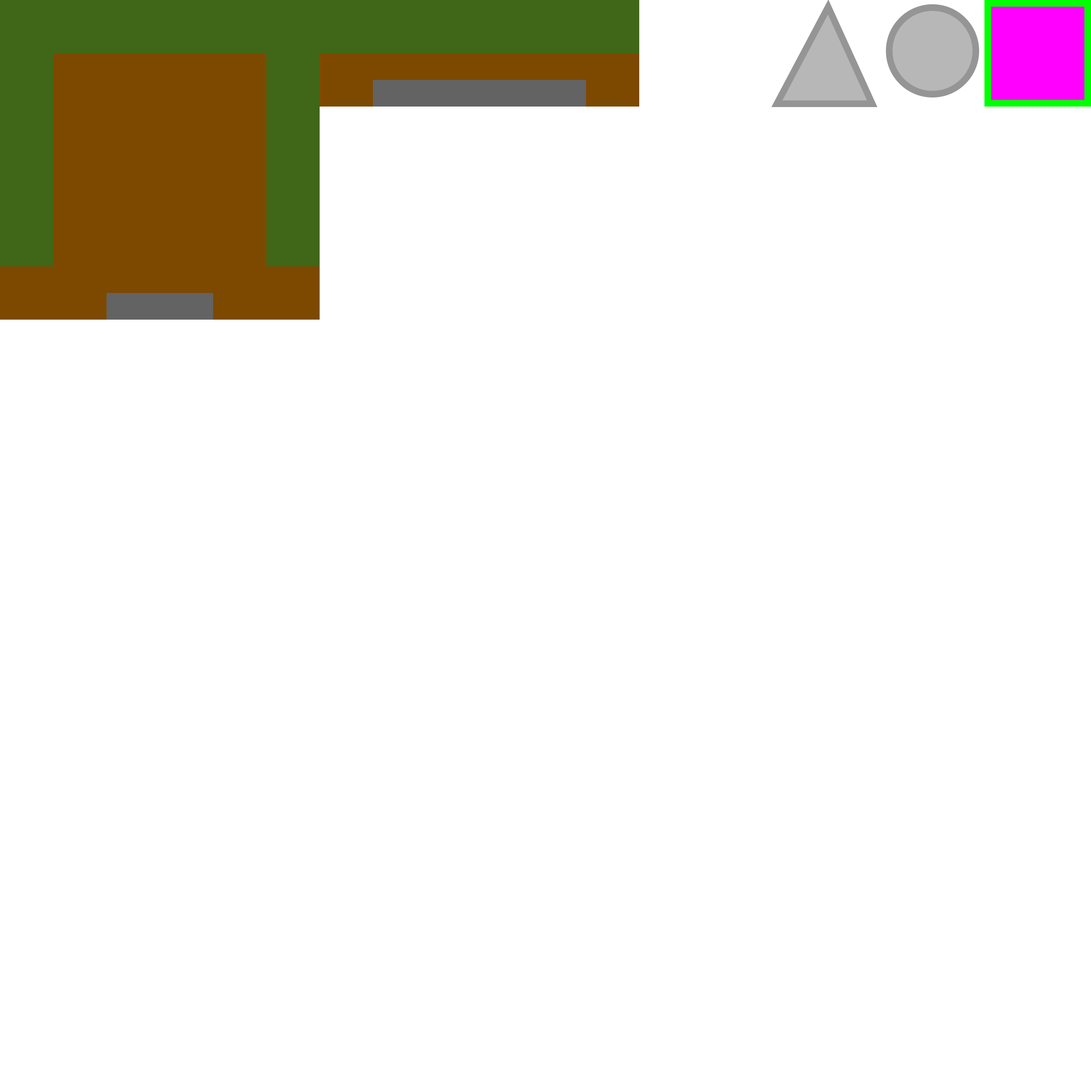
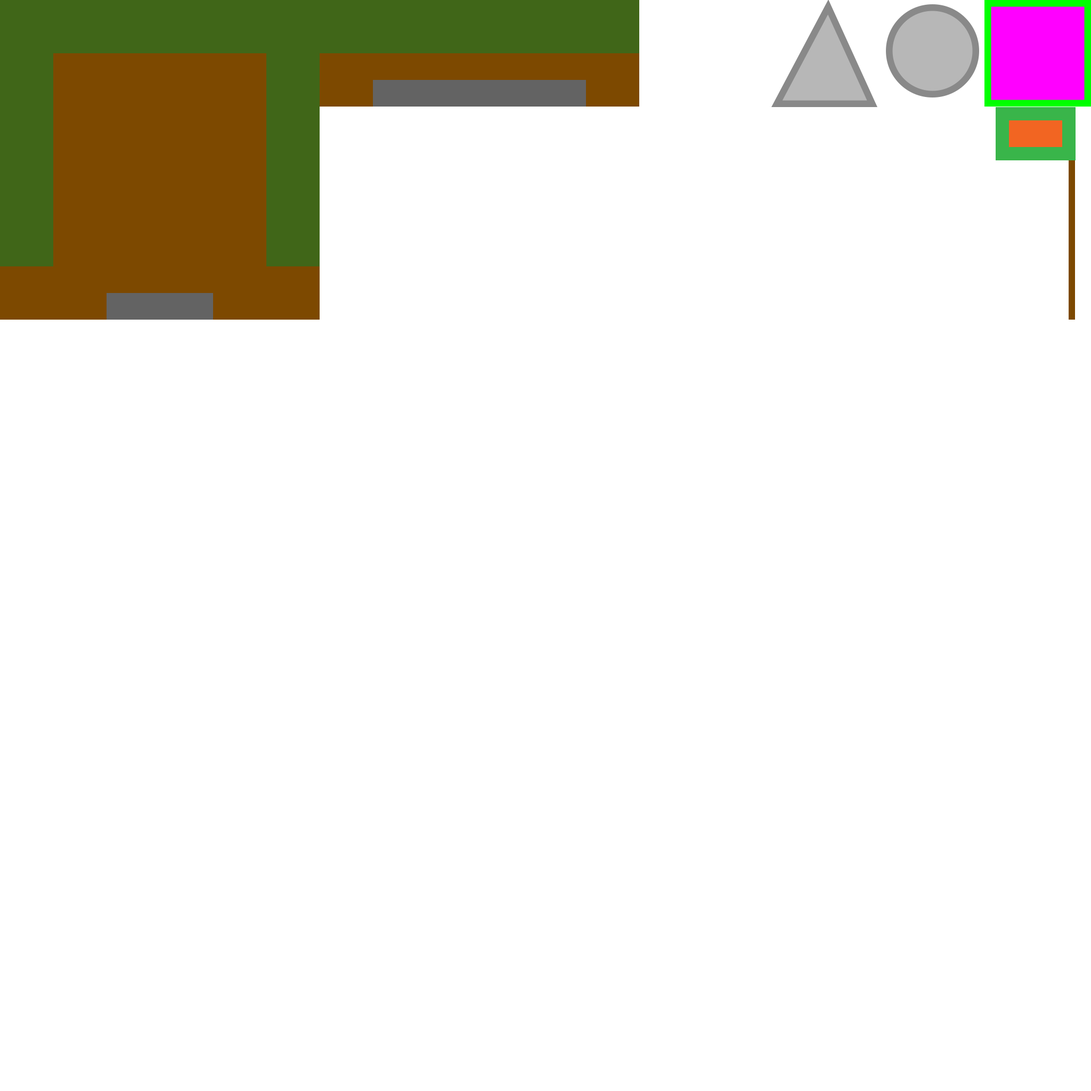
Revision of a layered 1091×1091 image; what changed, layer by layer:
added layer "Rectangle 5" above "Rectangle 4" over [996, 107, 1077, 161]
added layer "Rectangle 4" above "Ellipse 1" over [1069, 159, 1076, 320]
painted on "Ellipse 1" over [771, 0, 980, 108]
